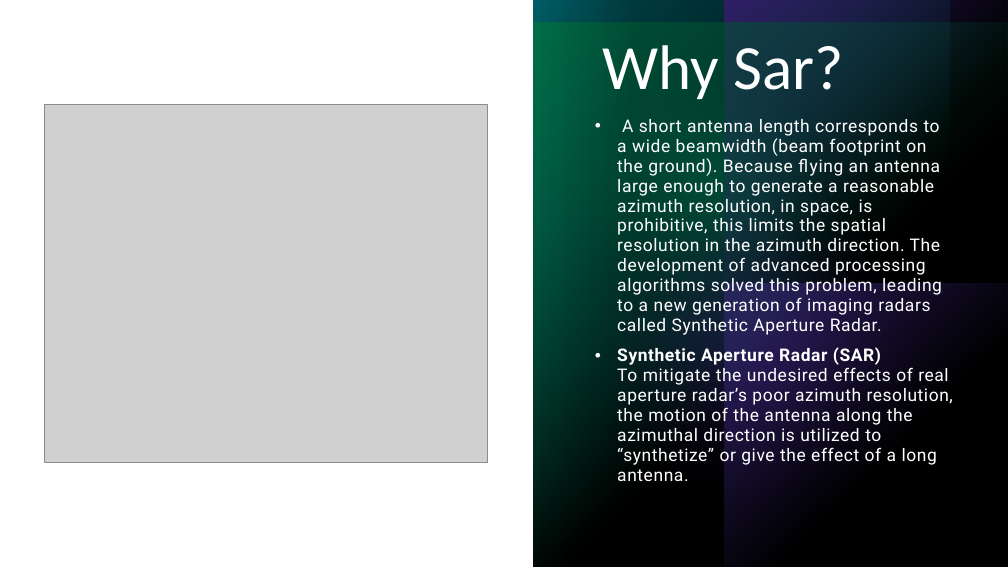
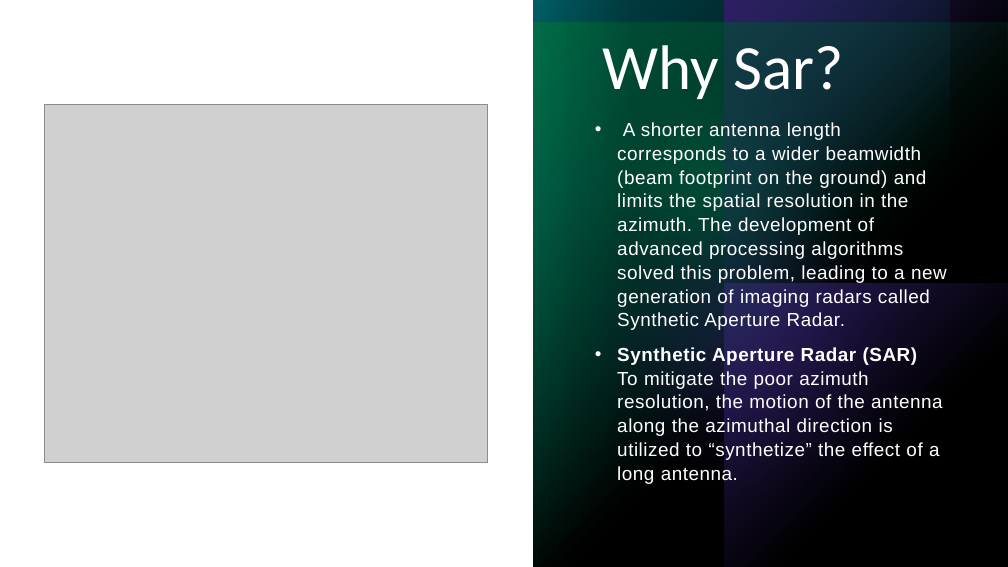
Before and after one commit to GnR98/WASDI-FadeOut, a slide deck: slide 4 of docs/ref/Presentazione_Sentinel1.pptx. Drawn at 1008x567 pixels with LibreOffice and Linux fonts; fonts in the diff are those of the drawing; grey boxes stand for pictures. Boxes give left, top, right and bottom in pixels: in the first picture for what was removed or moved away, otherwise in the second. Text is boxed around its words. In the diff, an @@ line names an element or a change of style, - is before the commit and + after.

```diff
--- a/docs/ref/Presentazione_Sentinel1.pptx
+++ b/docs/ref/Presentazione_Sentinel1.pptx
@@ text at (x1=617, y1=122, x2=947, y2=484): text changed; size 16.6 to 18 pt; font Roboto to Arial @@
-• A short antenna length corresponds to a wide beamwidth (beam footprint on the ground). Because flying an antenna large enough to generate a reasonable azimuth resolution, in space, is prohibitive, this limits the spatial resolution in the azimuth direction. The development of advanced processing algorithms solved this problem, leading to a new generation of imaging radars called Synthetic Aperture Radar.
-• Synthetic Aperture Radar (SAR)
-  To mitigate the undesired effects of real aperture radar’s poor azimuth resolution, the motion of the antenna along the azimuthal direction is utilized to “synthetize” or give the effect of a long antenna.
+• A shorter antenna length corresponds to a wider beamwidth (beam footprint on the ground) and limits the spatial resolution in the azimuth. The development of advanced processing algorithms solved this problem, leading to a new generation of imaging radars called Synthetic Aperture Radar.
+• Synthetic Aperture Radar (SAR)
+  To mitigate the poor azimuth resolution, the motion of the antenna along the azimuthal direction is utilized to “synthetize” the effect of a long antenna.
```
Also in this commit, not shown: 15 other slides changed, 10 slides added, 2 slides removed.
